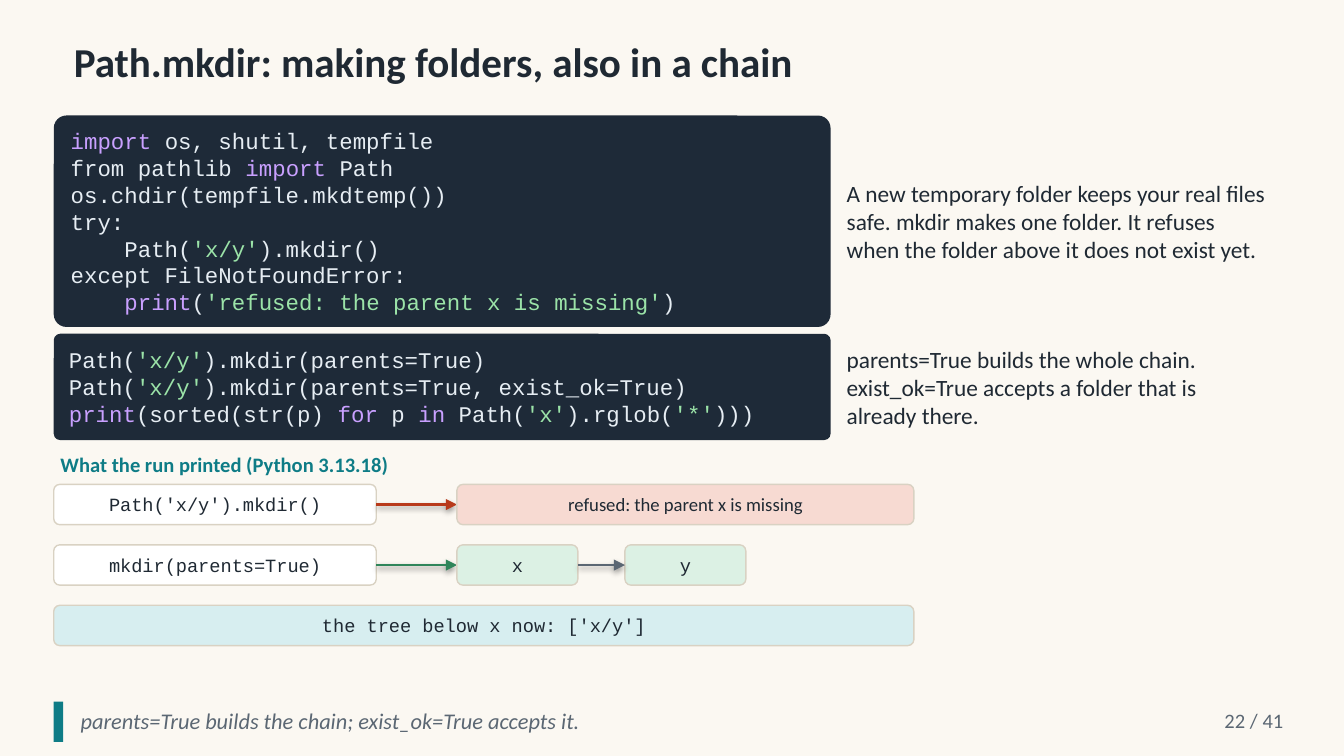
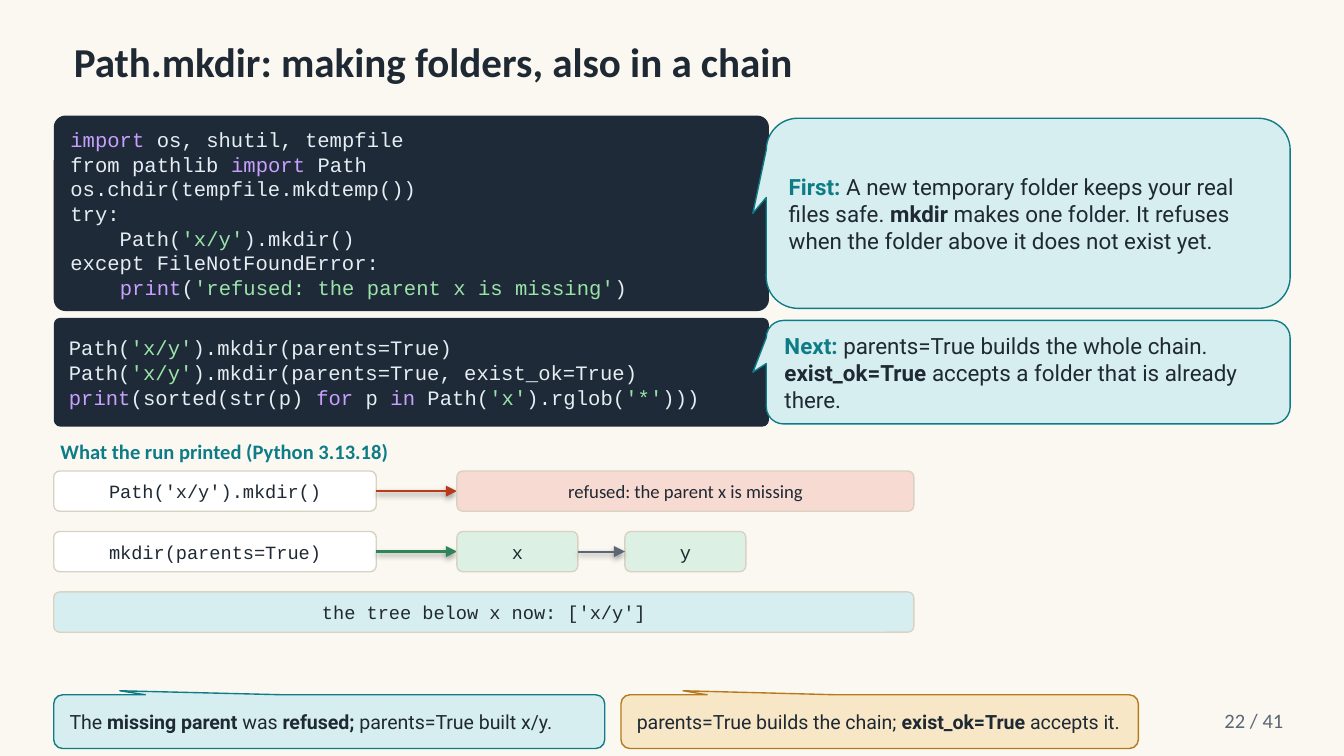
Before and after one commit to altunelyusuf/AdvancedProgrammingWithPython, a slide deck: slide 22 of 03-materials/ch11/SEN0414_Ch11_OrganizingFiles_3e_v3_0_0.pptx. Drawn at 1344x756 pixels with LibreOffice and Linux fonts; fonts in the diff are those of the drawing. Boxes give left, top, right and bottom in pixels: in the first picture for what was removed or moved away, otherwise in the second. Text is boxed around its words. In the diff, an @@ line names an element or a change of style, - is before the commit and + after.

```diff
--- a/03-materials/ch11/SEN0414_Ch11_OrganizingFiles_3e_v3_0_0.pptx
+++ b/03-materials/ch11/SEN0414_Ch11_OrganizingFiles_3e_v3_0_0.pptx
@@ rounded rectangle "import os, shutil, tempfile": place and size @@
-rounded rectangle "import os, shutil, tempfile" at <box>54,116,831,327</box>
+rounded rectangle "import os, shutil, tempfile" at <box>54,116,769,310</box>
@@ rounded rectangle "import os, shutil, tempfile" at <box>54,116,769,310</box>: size 12 to 11 pt @@
@@ rounded speech box "First: A new temporary folder ...": place and size @@
-rounded speech box "First: A new temporary folder ..." at <box>847,185,1264,262</box>
+rounded speech box "First: A new temporary folder ..." at <box>766,118,1290,308</box>
@@ rounded speech box "First: A new temporary folder ..." at <box>766,118,1290,308</box>: fill none to #D7EEF0; outline none to #0E7C86 0.75 pt @@
@@ text in rounded speech box at <box>789,178,1234,254</box>: text changed; size 12.5 to 12 pt; font Calibri to Roboto @@
-A new temporary folder keeps your real files safe. mkdir makes one folder. It refuses when the folder above it does not exist yet.
+First: A new temporary folder keeps your real files safe. mkdir makes one folder. It refuses when the folder above it does not exist yet.
@@ rounded rectangle "Path('x/y').mkdir(parents=True)" at <box>54,317,769,426</box>: size 12 to 11 pt @@
@@ rounded rectangle "Path('x/y').mkdir(parents=True)": place and size @@
-rounded rectangle "Path('x/y').mkdir(parents=True)" at <box>54,333,831,439</box>
+rounded rectangle "Path('x/y').mkdir(parents=True)" at <box>54,317,769,426</box>
@@ rounded speech box "Next: parents=True builds the whole ..." at <box>766,320,1290,423</box>: fill none to #D7EEF0; outline none to #0E7C86 0.75 pt @@
@@ rounded speech box "Next: parents=True builds the whole ...": place and size @@
-rounded speech box "Next: parents=True builds the whole ..." at <box>847,351,1196,428</box>
+rounded speech box "Next: parents=True builds the whole ..." at <box>766,320,1290,423</box>
@@ text in rounded speech box at <box>784,337,1237,408</box>: text changed; size 12.5 to 12 pt; font Calibri to Roboto @@
-parents=True builds the whole chain. exist_ok=True accepts a folder that is already there.
+Next: parents=True builds the whole chain. exist_ok=True accepts a folder that is already there.
@@ 6 rounded rectangles, 3 arrows, 1 text: place and size @@
-6 rounded rectangles, 3 arrows, 1 text at <box>54,457,914,645</box>
+6 rounded rectangles, 3 arrows, 1 text at <box>54,444,914,632</box>
@@ rectangle removed at <box>54,702,63,742</box> @@
@@ rounded speech box added at <box>54,695,605,749</box>, fill #D7EEF0, outline #0E7C86 0.75 pt, 10.5 pt, text #1F2933 @@
+The missing parent was refused; parents=True built x/y.
@@ rounded speech box "parents=True builds the chain; exist_ok=True ...": place and size @@
-rounded speech box "parents=True builds the chain; exist_ok=True ..." at <box>81,713,579,733</box>
+rounded speech box "parents=True builds the chain; exist_ok=True ..." at <box>621,695,1138,749</box>
@@ rounded speech box "parents=True builds the chain; exist_ok=True ..." at <box>621,695,1138,749</box>: size 12 to 10.5 pt, font Calibri to Roboto, text colour #5B6773 to #1F2933, italic off; bold on in "exist_ok=True"; fill none to #F8E7C6; outline none to #B7791F 0.75 pt @@
```
Also in this commit, not shown: 30 other slides changed, 18 other files.
